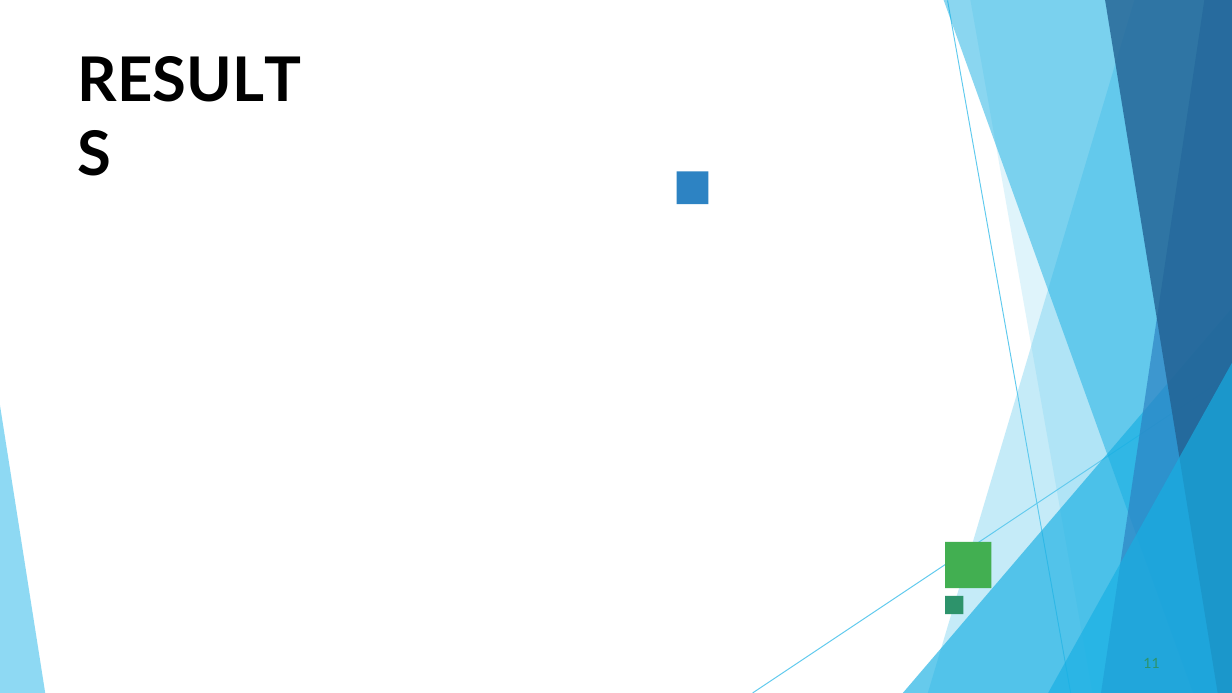
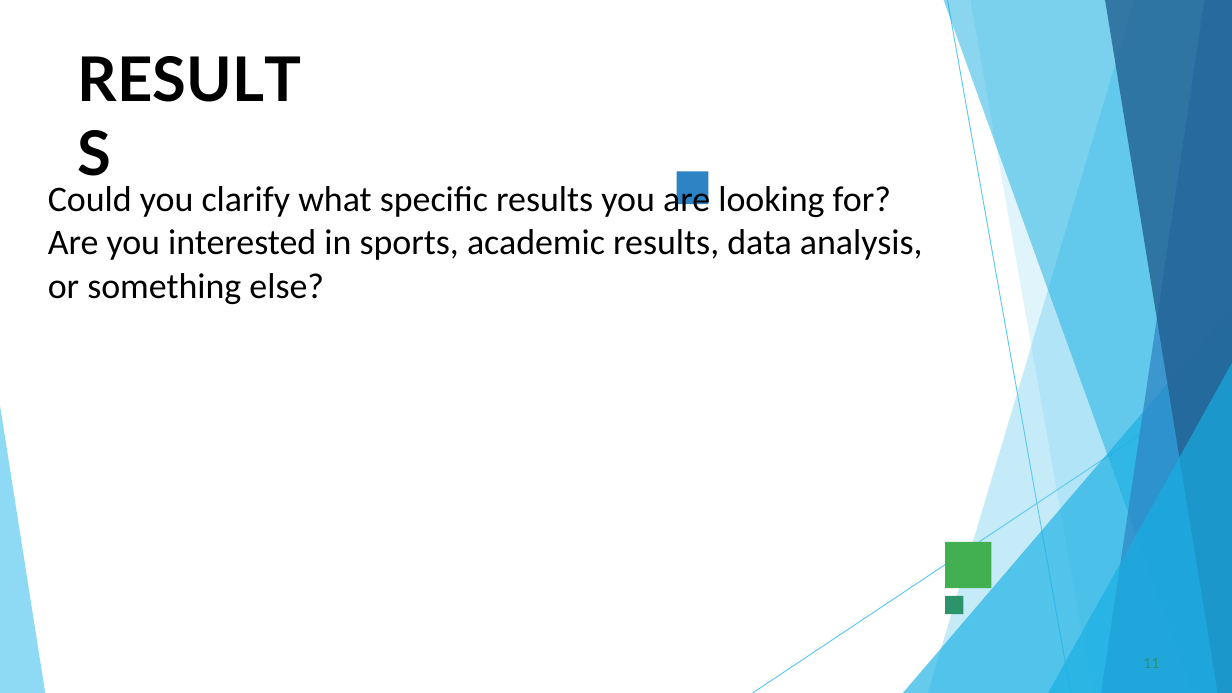
Before and after one commit to Priyapriya07/TNSDC-DA-EXCEL, a slide deck: slide 11 of Employee_Data_Analysis_2.pptx. Drawn at 1232x693 pixels with LibreOffice and Linux fonts; fonts in the diff are those of the drawing; background and template pictures are left out. Boxes give left, top, right and bottom in pixels: in the first picture for what was removed or moved away, otherwise in the second. Text is boxed around its words. In the diff, an @@ line names an element or a change of style, - is before the commit and + after.

```diff
--- a/Employee_Data_Analysis_2.pptx
+++ b/Employee_Data_Analysis_2.pptx
@@ text added at box(48, 182, 923, 304), 28 pt, text #000000 @@
+Could you clarify what specific results you are looking for? Are you interested in sports, academic results, data analysis, or something else?
```
Also in this commit, not shown: 10 other slides changed, 1 slide added, 1 slide removed.
